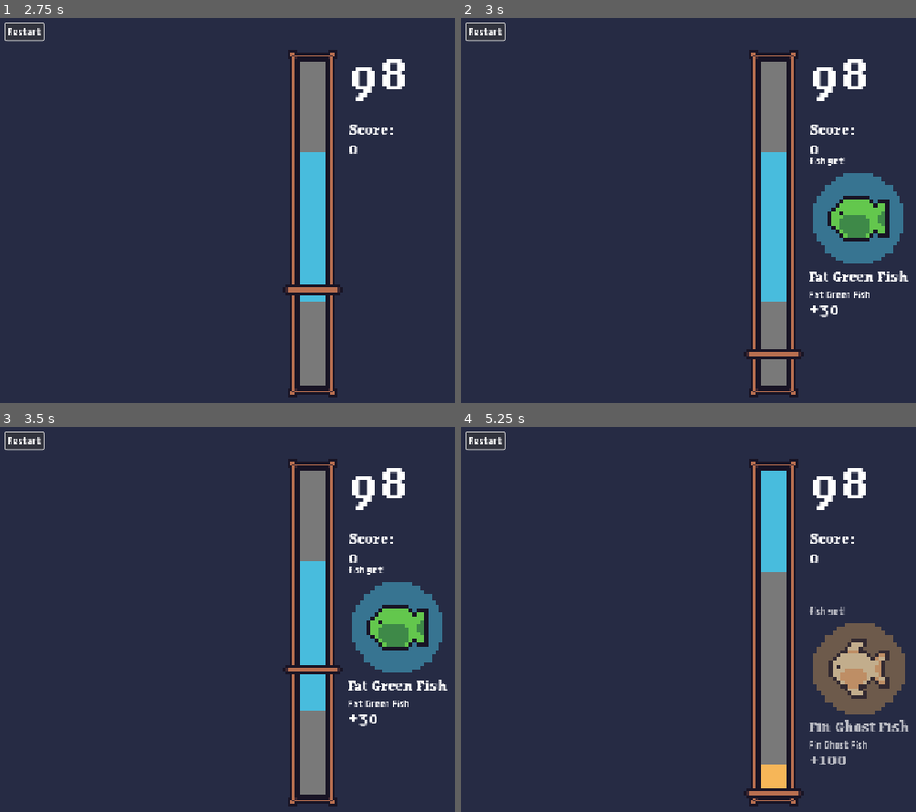
Above: before the commit, frames 1-4 (two rows, left to right).
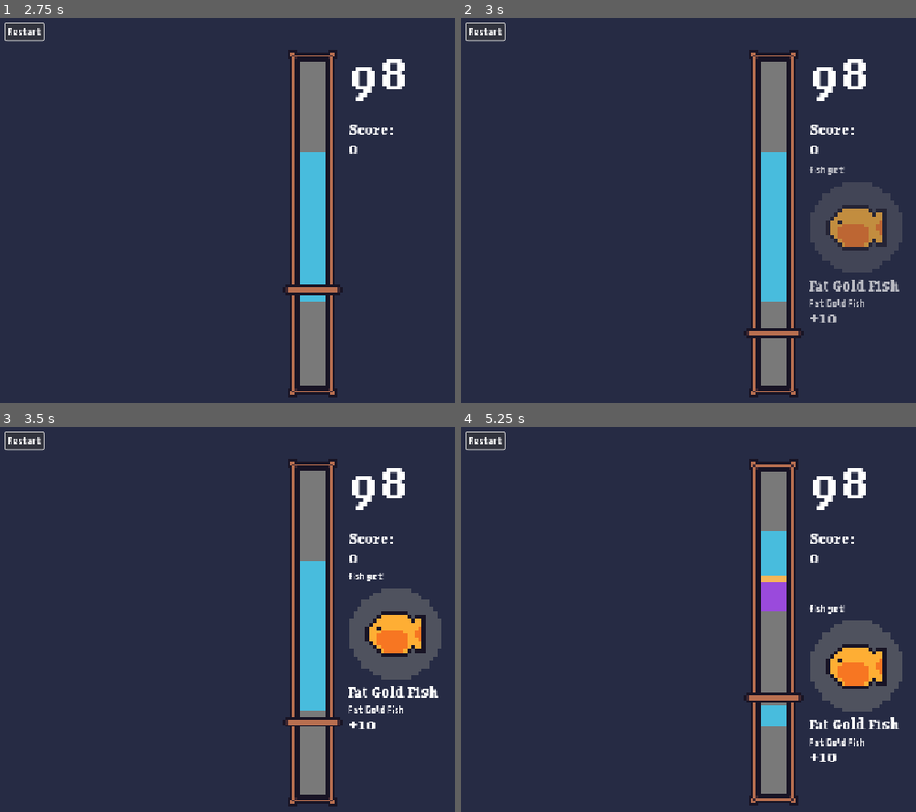
Above: after the commit, the same moments.

Repository: RUCOGS/cogs-fishing
Game: Godot game, scene res://scenes/main.tscn
The game is run twice, just before and just after one commit, with the same random seed, the same clock (stepped at 60 frames per second) and the same inputs.
Inputs:
- Up to frame 1 (2.75 s): click "Restart" at 0.5 s; click "Restart" at 1.25 s; click "Restart" at 2 s
- Up to frame 2 (3 s): tap Enter (ui_accept) at 2.75 s; tap Space (fish, bound only after the commit) at 2.85 s
- Up to frame 3 (3.5 s): tap Enter (ui_accept) at 3.02, 3.05, 3.32 s
- Up to frame 4 (5.25 s): tap Enter (ui_accept) at 3.6, 3.77, 4.07, 4.55 s; tap Space (fish, bound only after the commit) at 3.8, 4.35, 5.1 s

Frame 1 is identical in both runs. In frame 2, 5.9% of the frame differs, in the area x 62-99%, y 36-89%; in frame 3, 5.7%; in frame 4, 7.7%, in the area x 62-99%, y 9-99%.

Commit message:
Add readme

Diff:
--- a/assets/fishing_tiers/epic.tres
+++ b/assets/fishing_tiers/epic.tres
@@ -9,5 +9,5 @@
 point_scale = 2.0
 probability = 0.3
 bar_size = Vector2(0.2, 0.5)
-score = 50
+score = 100
 metadata/_custom_type_script = "uid://d1bv3e5wwbjmq"
--- a/assets/fishing_tiers/legendary.tres
+++ b/assets/fishing_tiers/legendary.tres
@@ -9,5 +9,5 @@
 point_scale = 2.5
 probability = 0.2
 bar_size = Vector2(0.1, 0.2)
-score = 100
+score = 300
 metadata/_custom_type_script = "uid://d1bv3e5wwbjmq"
--- a/assets/fishing_tiers/rare.tres
+++ b/assets/fishing_tiers/rare.tres
@@ -9,5 +9,5 @@
 point_scale = 1.5
 probability = 0.5
 bar_size = Vector2(0.3, 0.8)
-score = 30
+score = 50
 metadata/_custom_type_script = "uid://d1bv3e5wwbjmq"
--- a/project.godot
+++ b/project.godot
@@ -27,6 +27,20 @@
 
 run/main_run_args="--resolution 1920x1080"
 
+[input]
+
+ui_accept={
+"deadzone": 0.5,
+"events": [Object(InputEventKey,"resource_local_to_scene":false,"resource_name":"","device":0,"window_id":0,"alt_pressed":false,"shift_pressed":false,"ctrl_pressed":false,"meta_pressed":false,"pressed":false,"keycode":4194309,"physical_keycode":0,"key_label":0,"unicode":0,"location":0,"echo":false,"script":null)
+, Object(InputEventKey,"resource_local_to_scene":false,"resource_name":"","device":0,"window_id":0,"alt_pressed":false,"shift_pressed":false,"ctrl_pressed":false,"meta_pressed":false,"pressed":false,"keycode":4194310,"physical_keycode":0,"key_label":0,"unicode":0,"location":0,"echo":false,"script":null)
+]
+}
+fish={
+"deadzone": 0.2,
+"events": [Object(InputEventKey,"resource_local_to_scene":false,"resource_name":"","device":-1,"window_id":0,"alt_pressed":false,"shift_pressed":false,"ctrl_pressed":false,"meta_pressed":false,"pressed":false,"keycode":0,"physical_keycode":32,"key_label":0,"unicode":32,"location":0,"echo":false,"script":null)
+]
+}
+
 [rendering]
 
 textures/canvas_textures/default_texture_filter=0
--- a/scenes/main.tscn
+++ b/scenes/main.tscn
@@ -39,6 +39,79 @@
 texture_margin_right = 8.0
 texture_margin_bottom = 8.0
 
+[sub_resource type="Animation" id="Animation_a8y0u"]
+length = 0.001
+tracks/0/type = "bezier"
+tracks/0/imported = false
+tracks/0/enabled = true
+tracks/0/path = NodePath("..:position:x")
+tracks/0/interp = 1
+tracks/0/loop_wrap = true
+tracks/0/keys = {
+"handle_modes": PackedInt32Array(0),
+"points": PackedFloat32Array(0, -0.25, 0, 0.25, 0),
+"times": PackedFloat32Array(0)
+}
+tracks/1/type = "bezier"
+tracks/1/imported = false
+tracks/1/enabled = true
+tracks/1/path = NodePath("..:position:y")
+tracks/1/interp = 1
+tracks/1/loop_wrap = true
+tracks/1/keys = {
+"handle_modes": PackedInt32Array(0),
+"points": PackedFloat32Array(0, -0.25, 0, 0.25, 0),
+"times": PackedFloat32Array(0)
+}
+tracks/2/type = "bezier"
+tracks/2/imported = false
+tracks/2/enabled = true
+tracks/2/path = NodePath("..:modulate:a")
+tracks/2/interp = 1
+tracks/2/loop_wrap = true
+tracks/2/keys = {
+"handle_modes": PackedInt32Array(0),
+"points": PackedFloat32Array(1, -0.25, 0, 0.25, 0),
+"times": PackedFloat32Array(0)
+}
+
+[sub_resource type="Animation" id="Animation_trceg"]
+resource_name = "hide"
+length = 0.3
+tracks/0/type = "bezier"
+tracks/0/imported = false
+tracks/0/enabled = true
+tracks/0/path = NodePath("..:position:x")
+tracks/0/interp = 1
+tracks/0/loop_wrap = true
+tracks/0/keys = {
+"handle_modes": PackedInt32Array(0, 0),
+"points": PackedFloat32Array(0, -0.25, 0, 0.25, 0, 0, -0.25, 0, 0.25, 0),
+"times": PackedFloat32Array(0, 0.3)
+}
+tracks/1/type = "bezier"
+tracks/1/imported = false
+tracks/1/enabled = true
+tracks/1/path = NodePath("..:position:y")
+tracks/1/interp = 1
+tracks/1/loop_wrap = true
+tracks/1/keys = {
+"handle_modes": PackedInt32Array(3, 3),
+"points": PackedFloat32Array(0, -0.0666667, -23.1321, 0.0666667, 23.1321, 32, -0.075, 0, 0.075, 0),
+"times": PackedFloat32Array(0, 0.3)
+}
+tracks/2/type = "bezier"
+tracks/2/imported = false
+tracks/2/enabled = true
+tracks/2/path = NodePath("..:modulate:a")
+tracks/2/interp = 1
+tracks/2/loop_wrap = true
+tracks/2/keys = {
+"handle_modes": PackedInt32Array(3, 3),
+"points": PackedFloat32Array(1, -0.0333333, 0.506923, 0.0333333, -0.506923, 0, -0.075, 0, 0.075, 0),
+"times": PackedFloat32Array(0, 0.3)
+}
+
 [sub_resource type="Animation" id="Animation_eb6dy"]
 resource_name = "show"
 length = 0.2
@@ -76,79 +149,6 @@
 "times": PackedFloat32Array(0, 0.2)
 }
 
-[sub_resource type="Animation" id="Animation_a8y0u"]
-length = 0.001
-tracks/0/type = "bezier"
-tracks/0/imported = false
-tracks/0/enabled = true
-tracks/0/path = NodePath("..:position:x")
-tracks/0/interp = 1
-tracks/0/loop_wrap = true
-tracks/0/keys = {
-"handle_modes": PackedInt32Array(0),
-"points": PackedFloat32Array(0, -0.25, 0, 0.25, 0),
-"times": PackedFloat32Array(0)
-}
-tracks/1/type = "bezier"
-tracks/1/imported = false
-tracks/1/enabled = true
-tracks/1/path = NodePath("..:position:y")
-tracks/1/interp = 1
-tracks/1/loop_wrap = true
-tracks/1/keys = {
-"handle_modes": PackedInt32Array(0),
-"points": PackedFloat32Array(0, -0.25, 0, 0.25, 0),
-"times": PackedFloat32Array(0)
-}
-tracks/2/type = "bezier"
-tracks/2/imported = false
-tracks/2/enabled = true
-tracks/2/path = NodePath("..:modulate:a")
-tracks/2/interp = 1
-tracks/2/loop_wrap = true
-tracks/2/keys = {
-"handle_modes": PackedInt32Array(0),
-"points": PackedFloat32Array(1, -0.25, 0, 0.25, 0),
-"times": PackedFloat32Array(0)
-}
-
-[sub_resource type="Animation" id="Animation_trceg"]
-resource_name = "hide"
-length = 0.3
-tracks/0/type = "bezier"
-tracks/0/imported = false
-tracks/0/enabled = true
-tracks/0/path = NodePath("..:position:x")
-tracks/0/interp = 1
-tracks/0/loop_wrap = true
-tracks/0/keys = {
-"handle_modes": PackedInt32Array(0, 0),
-"points": PackedFloat32Array(0, -0.25, 0, 0.25, 0, 0, -0.25, 0, 0.25, 0),
-"times": PackedFloat32Array(0, 0.3)
-}
-tracks/1/type = "bezier"
-tracks/1/imported = false
-tracks/1/enabled = true
-tracks/1/path = NodePath("..:position:y")
-tracks/1/interp = 1
-tracks/1/loop_wrap = true
-tracks/1/keys = {
-"handle_modes": PackedInt32Array(3, 3),
-"points": PackedFloat32Array(0, -0.0666667, -23.1321, 0.0666667, 23.1321, 32, -0.075, 0, 0.075, 0),
-"times": PackedFloat32Array(0, 0.3)
-}
-tracks/2/type = "bezier"
-tracks/2/imported = false
-tracks/2/enabled = true
-tracks/2/path = NodePath("..:modulate:a")
-tracks/2/interp = 1
-tracks/2/loop_wrap = true
-tracks/2/keys = {
-"handle_modes": PackedInt32Array(3, 3),
-"points": PackedFloat32Array(1, -0.0333333, 0.506923, 0.0333333, -0.506923, 0, -0.075, 0, 0.075, 0),
-"times": PackedFloat32Array(0, 0.3)
-}
-
 [sub_resource type="AnimationLibrary" id="AnimationLibrary_trceg"]
 _data = {
 &"RESET": SubResource("Animation_a8y0u"),
--- a/scripts/fish_manager.gd
+++ b/scripts/fish_manager.gd
@@ -57,7 +57,7 @@
 		# Stop when the time is over
 		return
 
-	if not showing_fish and Input.is_action_just_pressed("ui_accept"):
+	if not showing_fish and Input.is_action_just_pressed("fish"):
 		fishing_bar.is_paused = true
 		var fish_tier = fishing_bar.get_segment_at_cursor().tier
 		var fishes = fish_settings.get_fishes_of_tier(fish_tier)
--- a/scripts/test.gd
+++ b/scripts/test.gd
@@ -6,5 +6,5 @@
 
 
 func _process(delta: float) -> void:
-	if Input.is_action_just_pressed("ui_accept"):
+	if Input.is_action_just_pressed("fish"):
 		fish_get.show_fish(fish)
Binary file added: assets/art/game_banner.png
Not shown, added: assets/art/game_banner.png.import
Not shown, added: README.md
